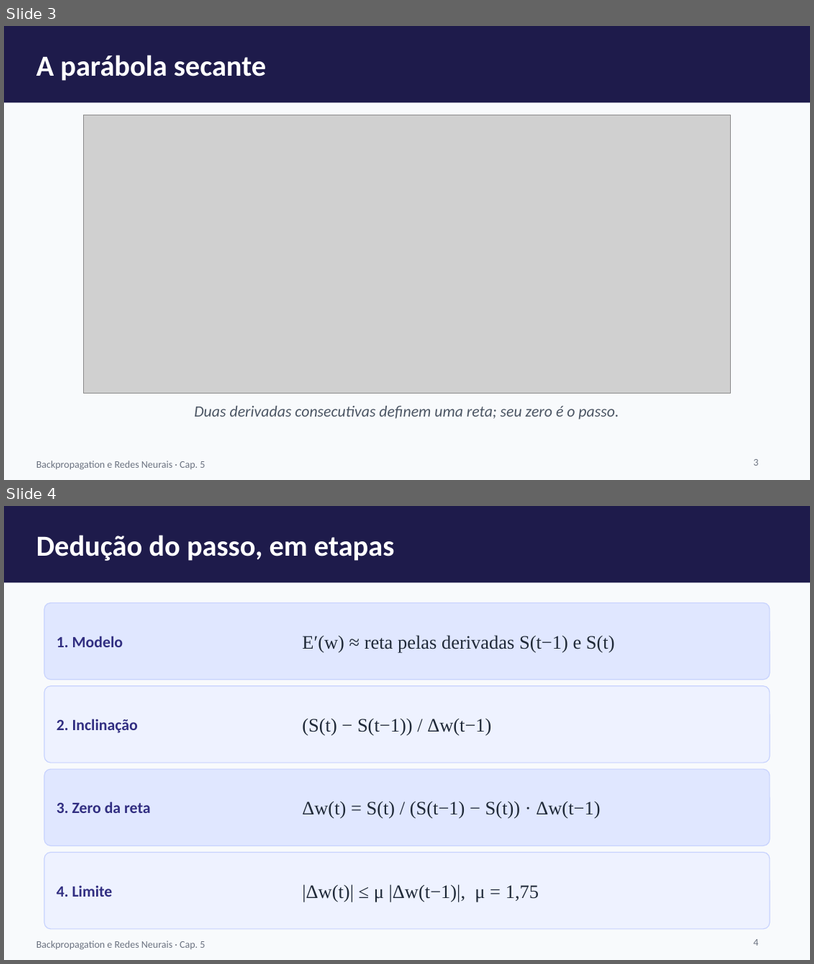
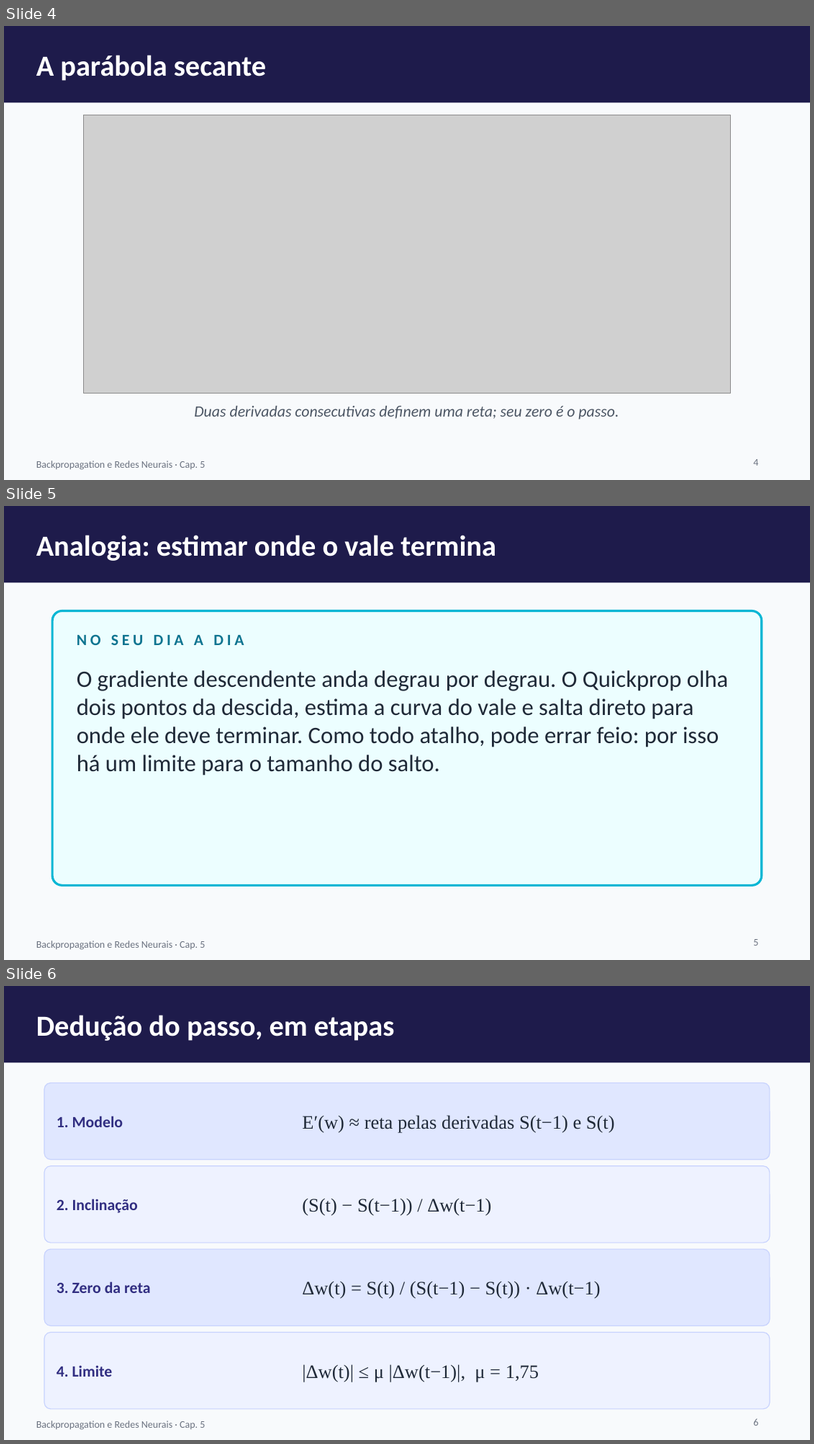
Before and after one commit to arakenmedeiros/claude, a slide deck: redes_neurais/slides/cap05_Quickprop.pptx. Shown one above the other, each under a label of ours: slides 3 and 4 before the commit, slides 4, 5 and 6 after it. The pictures are 814x964 and 814x1444 pixels, drawn with LibreOffice and Linux fonts; fonts in the diff are those of the drawing; grey boxes stand for pictures. Boxes give left, top, right and bottom in pixels: in the first picture for what was removed or moved away, otherwise in the second. Text is boxed around its words. In the diff, an @@ line names an element or a change of style, - is before the commit and + after.

```diff
--- a/redes_neurais/slides/cap05_Quickprop.pptx
+++ b/redes_neurais/slides/cap05_Quickprop.pptx
@@ slide 5 added at [4,506,810,960], background #F8FAFC; not listed: 2 template elements that a slide beside it also shows @@
@@ text added at [36,535,496,561], 26 pt, text #FFFFFF, bold @@
+Analogia: estimar onde o vale termina
@@ rounded rectangle added at [52,611,762,885], fill #ECFEFF, outline #06B6D4 2 pt @@
@@ text added at [77,634,244,645], 14 pt, text #0E7490, bold @@
+NO SEU DIA A DIA
@@ text added at [77,670,729,775], 21 pt, text #1F2937 @@
+O gradiente descendente anda degrau por degrau. O Quickprop olha dois pontos da descida, estima a curva do vale e salta direto para onde ele deve terminar. Como todo atalho, pode errar feio: por isso há um limite para o tamanho do salto.
@@ page number added at [754,939,759,945], 9 pt, text #6B7280 @@
+5
@@ what was slide 3 is now slide 4 @@
@@ page number at [754,459,759,465]: text changed @@
-3
+4
@@ what was slide 4 is now slide 6 @@
@@ page number at [754,1418,759,1425]: text changed @@
-4
+6
```
Also in this commit, not shown: 5 other slides added, 10 other files.
